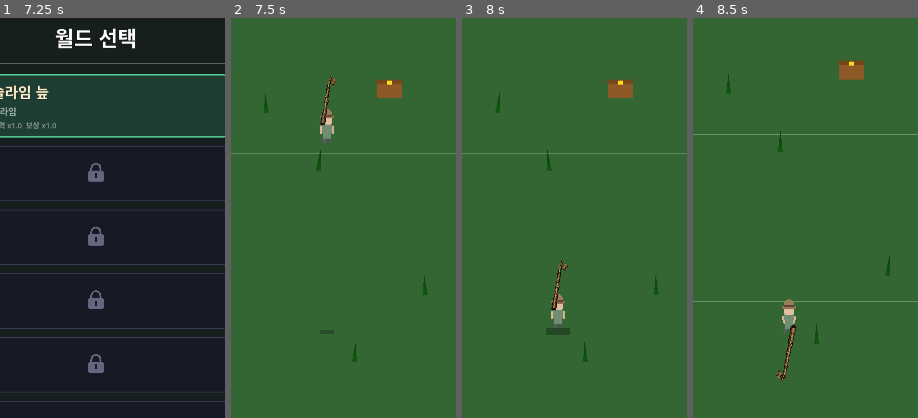
Above: before the commit, frames 1-4 (left to right).
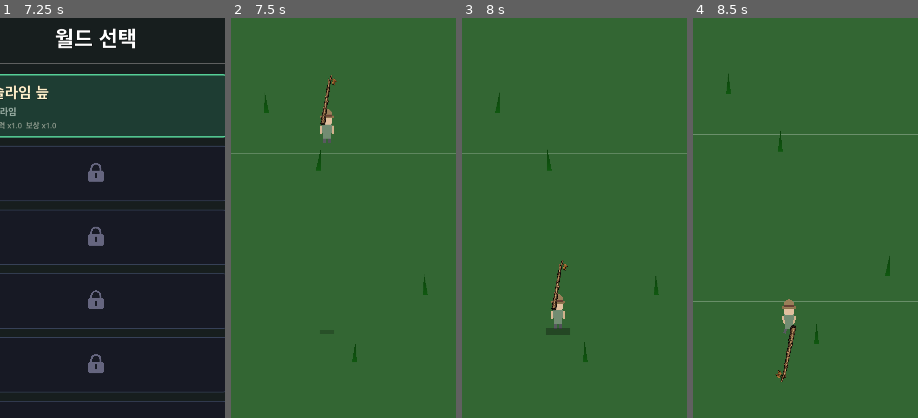
Above: after the commit, the same moments.

Repository: yellyB/game-kill-grass
Game: Godot game, scene res://scenes/ui/main_menu.tscn
Two runs of this game, one before a commit and one after it. Both use one fixed random seed, a clock stepped at 60 frames per second and the inputs below. Sound files missing from this copy of the repository are replaced by a short silence.
Inputs (mouse positions are % of the whole screen's width and height, from its top left):
- Up to frame 1 (7.25 s): drag from (84, 5) to (60, 28) at 0.52 s; click (50, 50) at 1.25 s; drag from (30, 55) to (45, 70) at 2.02 s; move the mouse to (60, 28) at 2.77 s; hold D (move_right) 2.78-3.5 s; drag from (45, 70) to (20, 35) at 3.52 s; move the mouse to (80, 65) at 4.27 s; hold A (move_left) 4.28-5 s; click "건너뛰기" at 5 s; tap Enter at 5.75 s; drag from (20, 35) to (35, 25) at 5.77 s; click (50, 60) at 6.5 s
- Up to frame 2 (7.5 s): click "게임 입장" at 7.25 s
- Up to frame 3 (8 s): no input
- Up to frame 4 (8.5 s): move the mouse to (55, 50) at 8.02 s; hold S (move_down) from 8.03 s (still down); click (55, 50) at 8.17 s
The pictures show only the part of the screen within x 29-79%, y 12-62%; the shares and areas given below are measured in that part.

Frame 1 is identical in both runs. In frame 2, 0.5% of the frame differs, in the area x 64-77%, y 15-20%; in frame 3, 0.5%; in frame 4, 0.5%, in the area x 64-77%, y 10-16%.

Commit message:
소형 몬스터 제거 및 비스트 러시를 몬스터분노로 변경

Diff:
--- a/autoload/game_manager.gd
+++ b/autoload/game_manager.gd
@@ -118,7 +118,7 @@
 signal golden_bloom_requested()
 signal field_clear_requested()
 signal blackhole_requested()
-signal beast_rush_requested()
+
 signal fury_changed(value: float)
 signal fury_boss_requested()
 signal boss_key_collected(world_index: int)
@@ -473,7 +473,7 @@
     "double_or_dust":
       _apply_double_or_dust()
     "beast_rush":
-      beast_rush_requested.emit()
+      add_fury(10.0)
       powerup_acquired.emit(type, 0)
     "harvest_madness":
       _start_timed_buff("harvest_madness", 5.0)
--- a/scripts/monster_spawner.gd
+++ b/scripts/monster_spawner.gd
@@ -3,387 +3,186 @@
 const MonsterScene = preload("res://scenes/world/monster.tscn")
 const ChestScene = preload("res://scenes/world/chest.tscn")
 
-@export var spawn_count: int = 2
-@export var spawn_radius: float = 800.0
-@export var min_distance: float = 300.0
-@export var respawn_interval: float = 10.0
-@export var respawn_min: int = 1
-@export var respawn_max: int = 2
-
-const MONSTER_TYPES: Array = [
-	{
-		"type": "slime",
-		"sprite_path": "res://resources/images/monster/slime/",
-		"max_health": 3,
-		"wander_speed": 80,
-		"drop_table": [
-			{"item_id": "질긴 슬라임 조각", "image_path": "res://resources/images/items/질긴 슬라임 조각.png", "weight": 40},
-			{"item_id": "번개 먹은 배터리 껍질", "image_path": "res://resources/images/items/번개 먹은 배터리 껍질.png", "weight": 70},
-		],
-		"effect_scene": "res://scenes/effects/lightning_effect.tscn",
-		"penalty_min": 1,
-		"penalty_max": 2,
-		"spawn_weight": 30,
-		"collision_shape": "res://resources/collision/slime.tres",
-		"collision_rotation": PI / 2.0,
-	},
-	{
-		"type": "boar",
-		"sprite_path": "res://resources/images/monster/boar/",
-		"max_health": 8,
-		"wander_speed": 124,
-		"sprite_scale": 0.36,
-		"drop_table": [
-			{"item_id": "차축 뼈대", "image_path": "res://resources/images/items/차축 뼈대.png", "weight": 25},
-			{"item_id": "굴러다니는 바퀴 잔해", "image_path": "res://resources/images/items/굴러다니는 바퀴 잔해.png", "weight": 50},
-			{"item_id": "과성장 생체 응축체", "image_path": "res://resources/images/items/과성장 생체 응축체.png", "weight": 25},
-		],
-		"effect_scene": "res://scenes/effects/dust_cloud_effect.tscn",
-		"penalty_min": 50,
-		"penalty_max": 120,
-		"spawn_weight": 20,
-		"collision_shape": "res://resources/collision/boar.tres",
-		"collision_rotation": PI / 2.0,
-	},
-	{
-		"type": "knight",
-		"sprite_path": "res://resources/images/monster/knight/",
-		"max_health": 15,
-		"wander_speed": 96,
-		"sprite_scale": 0.36,
-		"drop_table": [
-			{"item_id": "왜곡된 볼트 조각", "image_path": "res://resources/images/items/왜곡된 볼트 조각.png", "weight": 65},
-			{"item_id": "압축된 이세계 철편", "image_path": "res://resources/images/items/압축된 이세계 철편.png", "weight": 35},
-		],
-		"effect_scene": "res://scenes/effects/spark_effect.tscn",
-		"penalty_min": 80,
-		"penalty_max": 150,
-		"spawn_weight": 20,
-		"collision_shape": "res://resources/collision/knight.tres",
-	},
-	{
-		"type": "mage",
-		"sprite_path": "res://resources/images/monster/mage/",
-		"max_health": 12,
-		"wander_speed": 108,
-		"drop_table": [
-			{"item_id": "생체 연료 포자", "image_path": "res://resources/images/items/생체 연료 포자.png", "weight": 15},
-			{"item_id": "뒤틀린 시간 포자", "image_path": "res://resources/images/items/뒤틀린 시간 포자.png", "weight": 15},
-			{"item_id": "바람 머금은 잔디 섬유", "image_path": "res://resources/images/items/바람 머금은 잔디 섬유.png", "weight": 77},
-		],
-		"effect_scene": "res://scenes/effects/spore_effect.tscn",
-		"penalty_min": 400,
-		"penalty_max": 800,
-		"spawn_weight": 10,
-		"collision_shape": "res://resources/collision/mage.tres",
-	},
-	{
-		"type": "deer",
-		"sprite_path": "res://resources/images/monster/deer/",
-		"max_health": 20,
-		"wander_speed": 144,
-		"sprite_scale": 0.36,
-		"drop_table": [
-			{"item_id": "투명 수정 파편", "image_path": "res://resources/images/items/투명 수정 파편.png", "weight": 89},
-			{"item_id": "강화 유리 결정핵", "image_path": "res://resources/images/items/강화 유리 결정핵.png", "weight": 18},
-		],
-		"effect_scene": "res://scenes/effects/crystal_shimmer_effect.tscn",
-		"penalty_min": 500,
-		"penalty_max": 1000,
-		"spawn_weight": 10,
-		"collision_shape": "res://resources/collision/deer.tres",
-	},
-	{
-		"type": "golem",
-		"sprite_path": "res://resources/images/monster/golem/",
-		"max_health": 35,
-		"wander_speed": 80,
-		"sprite_scale": 0.48,
-		"drop_table": [
-			{"item_id": "몬스터 핵", "image_path": "res://resources/images/items/몬스터 핵.png", "weight": 22},
-			{"item_id": "압축된 이세계 철편", "image_path": "res://resources/images/items/압축된 이세계 철편.png", "weight": 52},
-			{"item_id": "침식된 백골 프레임", "image_path": "res://resources/images/items/침식된 백골 프레임.png", "weight": 39},
-		],
-		"effect_scene": "res://scenes/effects/rock_debris_effect.tscn",
-		"penalty_min": 6000,
-		"penalty_max": 12000,
-		"spawn_weight": 5,
-		"collision_shape": "res://resources/collision/golem.tres",
-	},
-	{
-		"type": "dragon",
-		"sprite_path": "res://resources/images/monster/dragon/",
-		"max_health": 40,
-		"wander_speed": 160,
-		"sprite_scale": 0.48,
-		"drop_table": [
-			{"item_id": "과열된 엔진 심장", "image_path": "res://resources/images/items/과열된 엔진 심장.png", "weight": 33},
-			{"item_id": "드래곤 배기가스 결정", "image_path": "res://resources/images/items/드래곤 배기가스 결정.png", "weight": 67},
-		],
-		"effect_scene": "res://scenes/effects/fire_wisp_effect.tscn",
-		"penalty_min": 10000,
-		"penalty_max": 20000,
-		"spawn_weight": 3,
-		"collision_shape": "res://resources/collision/dragon.tres",
-	},
-]
-
 const FURY_BOSS_TYPES: Dictionary = {
-	0: {
-		"type": "slime",
-		"sprite_path": "res://resources/images/monster/slime/",
-		"max_health": 40,
-		"wander_speed": 50,
-		"sprite_scale": 0.96,
-		"drop_table": [],
-		"effect_scene": "res://scenes/effects/lightning_effect.tscn",
-		"penalty_min": 0,
-		"penalty_max": 0,
-		"spawn_weight": 1,
-		"collision_shape": "res://resources/collision/slime.tres",
-		"collision_base_scale": 0.24,
-		"collision_rotation": PI / 2.0,
-	},
-	1: {
-		"type": "boar",
-		"sprite_path": "res://resources/images/monster/boar/",
-		"max_health": 60,
-		"wander_speed": 60,
-		"sprite_scale": 0.84,
-		"drop_table": [],
-		"effect_scene": "res://scenes/effects/dust_cloud_effect.tscn",
-		"penalty_min": 0,
-		"penalty_max": 0,
-		"spawn_weight": 1,
-		"collision_shape": "res://resources/collision/boar.tres",
-		"collision_base_scale": 0.36,
-		"collision_rotation": PI / 2.0,
-	},
-	2: {
-		"type": "knight",
-		"sprite_path": "res://resources/images/monster/knight/",
-		"max_health": 80,
-		"wander_speed": 48,
-		"sprite_scale": 0.84,
-		"drop_table": [],
-		"effect_scene": "res://scenes/effects/spark_effect.tscn",
-		"penalty_min": 0,
-		"penalty_max": 0,
-		"spawn_weight": 1,
-		"collision_shape": "res://resources/collision/knight.tres",
-		"collision_base_scale": 0.36,
-	},
-	3: {
-		"type": "mage",
-		"sprite_path": "res://resources/images/monster/mage/",
-		"max_health": 100,
-		"wander_speed": 54,
-		"sprite_scale": 0.96,
-		"drop_table": [],
-		"effect_scene": "res://scenes/effects/spore_effect.tscn",
-		"penalty_min": 0,
-		"penalty_max": 0,
-		"spawn_weight": 1,
-		"collision_shape": "res://resources/collision/mage.tres",
-		"collision_base_scale": 0.24,
-	},
-	4: {
-		"type": "deer",
-		"sprite_path": "res://resources/images/monster/deer/",
-		"max_health": 150,
-		"wander_speed": 72,
-		"sprite_scale": 0.84,
-		"drop_table": [],
-		"effect_scene": "res://scenes/effects/crystal_shimmer_effect.tscn",
-		"penalty_min": 0,
-		"penalty_max": 0,
-		"spawn_weight": 1,
-		"collision_shape": "res://resources/collision/deer.tres",
-		"collision_base_scale": 0.36,
-	},
-	5: {
-		"type": "golem",
-		"sprite_path": "res://resources/images/monster/golem/",
-		"max_health": 200,
-		"wander_speed": 40,
-		"sprite_scale": 0.96,
-		"drop_table": [],
-		"effect_scene": "res://scenes/effects/rock_debris_effect.tscn",
-		"penalty_min": 0,
-		"penalty_max": 0,
-		"spawn_weight": 1,
-		"collision_shape": "res://resources/collision/golem.tres",
-		"collision_base_scale": 0.48,
-	},
-	6: {
-		"type": "dragon",
-		"sprite_path": "res://resources/images/monster/dragon/",
-		"max_health": 300,
-		"wander_speed": 80,
-		"sprite_scale": 0.96,
-		"drop_table": [],
-		"effect_scene": "res://scenes/effects/fire_wisp_effect.tscn",
-		"penalty_min": 0,
-		"penalty_max": 0,
-		"spawn_weight": 1,
-		"collision_shape": "res://resources/collision/dragon.tres",
-		"collision_base_scale": 0.48,
-	},
+  0: {
+    "type": "slime",
+    "sprite_path": "res://resources/images/monster/slime/",
+    "max_health": 40,
+    "wander_speed": 50,
+    "sprite_scale": 0.96,
+    "drop_table": [],
+    "effect_scene": "res://scenes/effects/lightning_effect.tscn",
+    "penalty_min": 0,
+    "penalty_max": 0,
+    "spawn_weight": 1,
+    "collision_shape": "res://resources/collision/slime.tres",
+    "collision_base_scale": 0.24,
+    "collision_rotation": PI / 2.0,
+  },
+  1: {
+    "type": "boar",
+    "sprite_path": "res://resources/images/monster/boar/",
+    "max_health": 60,
+    "wander_speed": 60,
+    "sprite_scale": 0.84,
+    "drop_table": [],
+    "effect_scene": "res://scenes/effects/dust_cloud_effect.tscn",
+    "penalty_min": 0,
+    "penalty_max": 0,
+    "spawn_weight": 1,
+    "collision_shape": "res://resources/collision/boar.tres",
+    "collision_base_scale": 0.36,
+    "collision_rotation": PI / 2.0,
+  },
+  2: {
+    "type": "knight",
+    "sprite_path": "res://resources/images/monster/knight/",
+    "max_health": 80,
+    "wander_speed": 48,
+    "sprite_scale": 0.84,
+    "drop_table": [],
+    "effect_scene": "res://scenes/effects/spark_effect.tscn",
+    "penalty_min": 0,
+    "penalty_max": 0,
+    "spawn_weight": 1,
+    "collision_shape": "res://resources/collision/knight.tres",
+    "collision_base_scale": 0.36,
+  },
+  3: {
+    "type": "mage",
+    "sprite_path": "res://resources/images/monster/mage/",
+    "max_health": 100,
+    "wander_speed": 54,
+    "sprite_scale": 0.96,
+    "drop_table": [],
+    "effect_scene": "res://scenes/effects/spore_effect.tscn",
+    "penalty_min": 0,
+    "penalty_max": 0,
+    "spawn_weight": 1,
+    "collision_shape": "res://resources/collision/mage.tres",
+    "collision_base_scale": 0.24,
+  },
+  4: {
+    "type": "deer",
+    "sprite_path": "res://resources/images/monster/deer/",
+    "max_health": 150,
+    "wander_speed": 72,
+    "sprite_scale": 0.84,
+    "drop_table": [],
+    "effect_scene": "res://scenes/effects/crystal_shimmer_effect.tscn",
+    "penalty_min": 0,
+    "penalty_max": 0,
+    "spawn_weight": 1,
+    "collision_shape": "res://resources/collision/deer.tres",
+    "collision_base_scale": 0.36,
+  },
+  5: {
+    "type": "golem",
+    "sprite_path": "res://resources/images/monster/golem/",
+    "max_health": 200,
+    "wander_speed": 40,
+    "sprite_scale": 0.96,
+    "drop_table": [],
+    "effect_scene": "res://scenes/effects/rock_debris_effect.tscn",
+    "penalty_min": 0,
+    "penalty_max": 0,
+    "spawn_weight": 1,
+    "collision_shape": "res://resources/collision/golem.tres",
+    "collision_base_scale": 0.48,
+  },
+  6: {
+    "type": "dragon",
+    "sprite_path": "res://resources/images/monster/dragon/",
+    "max_health": 300,
+    "wander_speed": 80,
+    "sprite_scale": 0.96,
+    "drop_table": [],
+    "effect_scene": "res://scenes/effects/fire_wisp_effect.tscn",
+    "penalty_min": 0,
+    "penalty_max": 0,
+    "spawn_weight": 1,
+    "collision_shape": "res://resources/collision/dragon.tres",
+    "collision_base_scale": 0.48,
+  },
 }
 
-const WORLD_MONSTER_MAP: Array = [
-	[],
-	[],
-	[],
-	[],
-	[],
-	[],
-	[],
-]
-
-const CHEST_CHUNK_CHANCE: float = 0.1
-var chest_on_field: bool = false
+const CHEST_CHUNK_CHANCE: float = 0.0
 var fury_boss_alive: bool = false
 
 var player: Node2D = null
-var spawned: bool = false
-var respawn_timer: float = 0.0
 var grass_spawner: Node2D = null
 
 func _ready() -> void:
-	grass_spawner = get_tree().get_first_node_in_group("grass_spawner")
-	if not grass_spawner:
-		grass_spawner = get_parent().get_node_or_null("GrassSpawner")
-	if grass_spawner and grass_spawner.has_signal("new_chunk_entered"):
-		grass_spawner.new_chunk_entered.connect(_on_new_chunk_entered)
-	call_deferred("_find_player_and_spawn")
-	GameManager.beast_rush_requested.connect(_on_beast_rush)
-	GameManager.fury_boss_requested.connect(_on_fury_boss_requested)
+  grass_spawner = get_tree().get_first_node_in_group("grass_spawner")
+  if not grass_spawner:
+    grass_spawner = get_parent().get_node_or_null("GrassSpawner")
+  if grass_spawner and grass_spawner.has_signal("new_chunk_entered"):
+    grass_spawner.new_chunk_entered.connect(_on_new_chunk_entered)
+  call_deferred("_find_player")
+  GameManager.fury_boss_requested.connect(_on_fury_boss_requested)
 
-func _process(delta: float) -> void:
-	if not spawned:
-		return
-	respawn_timer += delta
-	if respawn_timer >= respawn_interval:
-		respawn_timer = 0.0
-		_spawn_wave(randi_range(respawn_min, respawn_max))
-
-func _find_player_and_spawn() -> void:
-	player = get_tree().get_first_node_in_group("player")
-	if player:
-		spawn_monsters()
-
-func spawn_monsters() -> void:
-	if spawned:
-		return
-	spawned = true
-
-	_spawn_wave(randi_range(respawn_min, respawn_max))
-
-func _get_offscreen_position() -> Vector2:
-	var viewport_size = get_viewport().get_visible_rect().size
-	var half_diag = viewport_size.length() * 0.5
-	var margin = 80.0
-	var dist = half_diag + margin + randf_range(0, 150)
-	var angle = randf() * TAU
-	var player_local = get_parent().to_local(player.global_position) if player else Vector2.ZERO
-	return player_local + Vector2(cos(angle), sin(angle)) * dist
-
-func _spawn_wave(count: int) -> void:
-	for i in count:
-		var config = _pick_random_type()
-		if config.is_empty():
-			return
-		var monster = MonsterScene.instantiate()
-		monster.setup(config)
-		monster.position = _get_offscreen_position()
-		get_parent().add_child(monster)
-
-func _pick_random_type() -> Dictionary:
-	var world = GameManager.selected_world
-	var allowed_types: Array = WORLD_MONSTER_MAP[world] if world < WORLD_MONSTER_MAP.size() else []
-
-	var filtered: Array = []
-	for m in MONSTER_TYPES:
-		if m.type in allowed_types:
-			filtered.append(m)
-	if filtered.is_empty():
-		return {}
-
-	var total_weight: int = 0
-	for m in filtered:
-		total_weight += m.spawn_weight
-
-	var roll = randi() % total_weight
-	var cumulative: int = 0
-	for m in filtered:
-		cumulative += m.spawn_weight
-		if roll < cumulative:
-			return m
-	return filtered[0]
+func _find_player() -> void:
+  player = get_tree().get_first_node_in_group("player")
 
 func _on_new_chunk_entered(chunk_coord: Vector2i) -> void:
-	if randf() > CHEST_CHUNK_CHANCE:
-		return
-	_spawn_chest_at_chunk(chunk_coord)
+  if randf() > CHEST_CHUNK_CHANCE:
+    return
+  _spawn_chest_at_chunk(chunk_coord)
 
 func _spawn_chest_at_chunk(chunk_coord: Vector2i) -> void:
-	var chunk_size = 400.0
-	if grass_spawner:
-		chunk_size = grass_spawner.chunk_size
-	var chunk_origin = Vector2(chunk_coord.x * chunk_size, chunk_coord.y * chunk_size)
-	var pos = chunk_origin + Vector2(randf() * chunk_size, randf() * chunk_size)
+  var chunk_size = 400.0
+  if grass_spawner:
+    chunk_size = grass_spawner.chunk_size
+  var chunk_origin = Vector2(chunk_coord.x * chunk_size, chunk_coord.y * chunk_size)
+  var pos = chunk_origin + Vector2(randf() * chunk_size, randf() * chunk_size)
 
-	var chest = ChestScene.instantiate()
-	chest.position = pos
-	get_parent().add_child(chest)
-
-func _on_beast_rush() -> void:
-	_spawn_wave(10)
+  var chest = ChestScene.instantiate()
+  chest.position = pos
+  get_parent().add_child(chest)
 
 const BOSS_CLEAR_REWARDS: Array = [0, 30, 500, 1000, 2500, 5000, 8000]
 
 const LAST_WORLD_POTION: String = "졸음 약"
 
 func _is_world_cleared(world: int) -> bool:
-	return GameManager.is_world_cleared(world)
+  return GameManager.is_world_cleared(world)
 
 func _on_fury_boss_requested() -> void:
-	if fury_boss_alive:
-		return
-	var world = GameManager.selected_world
-	if not FURY_BOSS_TYPES.has(world):
-		return
-	var config = FURY_BOSS_TYPES[world].duplicate()
-	var is_last = world + 1 >= GameManager.WORLD_UNLOCK_COSTS.size()
-	if _is_world_cleared(world):
-		var reward = BOSS_CLEAR_REWARDS[world] if world < BOSS_CLEAR_REWARDS.size() else 0
-		config["boss_reward"] = reward
-	elif is_last:
-		config["boss_potion"] = LAST_WORLD_POTION
-	elif world + 1 < GameManager.WORLD_UNLOCK_COSTS.size():
-		config["key_world_index"] = world + 1
-	var monster = MonsterScene.instantiate()
-	monster.setup(config)
-	var player_local = get_parent().to_local(player.global_position) if player else Vector2.ZERO
-	var viewport_size = get_viewport().get_visible_rect().size
-	var boss_y_offset = -viewport_size.y * 0.3
-	monster.position = player_local + Vector2(0, boss_y_offset)
-	monster.is_boss_entering = true
-	monster.visible = false
-	fury_boss_alive = true
-	monster.tree_exited.connect(func(): fury_boss_alive = false)
-	get_parent().add_child(monster)
-	_play_boss_entrance(monster)
+  if fury_boss_alive:
+    return
+  var world = GameManager.selected_world
+  if not FURY_BOSS_TYPES.has(world):
+    return
+  var config = FURY_BOSS_TYPES[world].duplicate()
+  var is_last = world + 1 >= GameManager.WORLD_UNLOCK_COSTS.size()
+  if _is_world_cleared(world):
+    var reward = BOSS_CLEAR_REWARDS[world] if world < BOSS_CLEAR_REWARDS.size() else 0
+    config["boss_reward"] = reward
+  elif is_last:
+    config["boss_potion"] = LAST_WORLD_POTION
+  elif world + 1 < GameManager.WORLD_UNLOCK_COSTS.size():
+    config["key_world_index"] = world + 1
+  var monster = MonsterScene.instantiate()
+  monster.setup(config)
+  var player_local = get_parent().to_local(player.global_position) if player else Vector2.ZERO
+  var viewport_size = get_viewport().get_visible_rect().size
+  var boss_y_offset = -viewport_size.y * 0.3
+  monster.position = player_local + Vector2(0, boss_y_offset)
+  monster.is_boss_entering = true
+  monster.visible = false
+  fury_boss_alive = true
+  monster.tree_exited.connect(func(): fury_boss_alive = false)
+  get_parent().add_child(monster)
+  _play_boss_entrance(monster)
 
 func _play_boss_entrance(monster: Node2D) -> void:
-	get_tree().paused = true
-	monster.process_mode = Node.PROCESS_MODE_WHEN_PAUSED
-	await get_tree().create_timer(1.0).timeout
-	monster.visible = true
-	monster.play_boss_entrance()
-	await get_tree().create_timer(0.6).timeout
-	await get_tree().create_timer(1.0).timeout
-	monster.is_boss_entering = false
-	monster.process_mode = Node.PROCESS_MODE_INHERIT
-	get_tree().paused = false
+  get_tree().paused = true
+  monster.process_mode = Node.PROCESS_MODE_WHEN_PAUSED
+  await get_tree().create_timer(1.0).timeout
+  monster.visible = true
+  monster.play_boss_entrance()
+  await get_tree().create_timer(0.6).timeout
+  await get_tree().create_timer(1.0).timeout
+  monster.is_boss_entering = false
+  monster.process_mode = Node.PROCESS_MODE_INHERIT
+  get_tree().paused = false
--- a/scripts/powerup_selection.gd
+++ b/scripts/powerup_selection.gd
@@ -78,7 +78,7 @@
 	{
 		"type": "beast_rush",
 		"name": "비스트 러시",
-		"desc": "몬스터 10마리 즉시 스폰",
+		"desc": "몬스터분노 +10",
 		"color": Color(0.9, 0.2, 0.2),
 		"image": "비스트러시.png",
 		"stackable": false,
